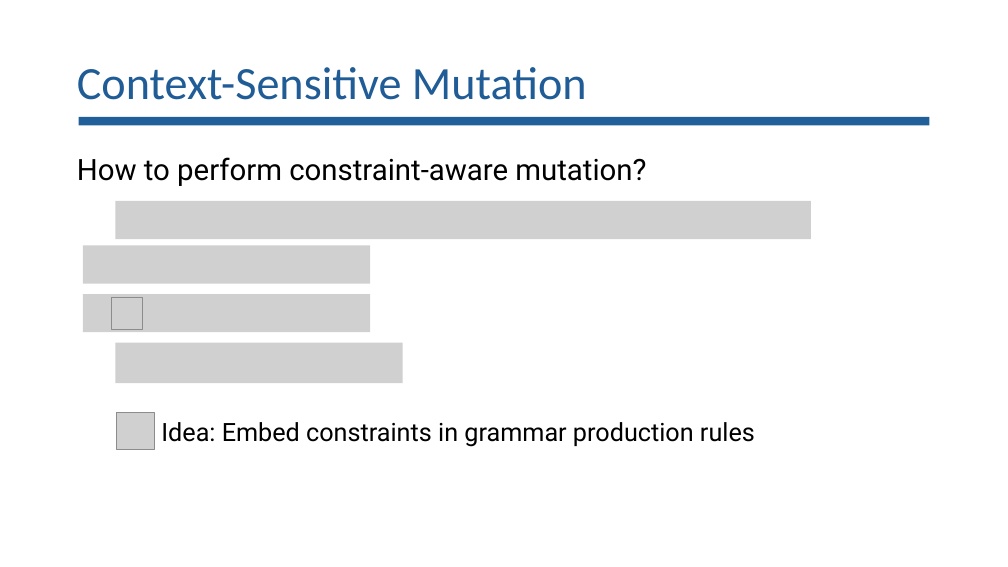
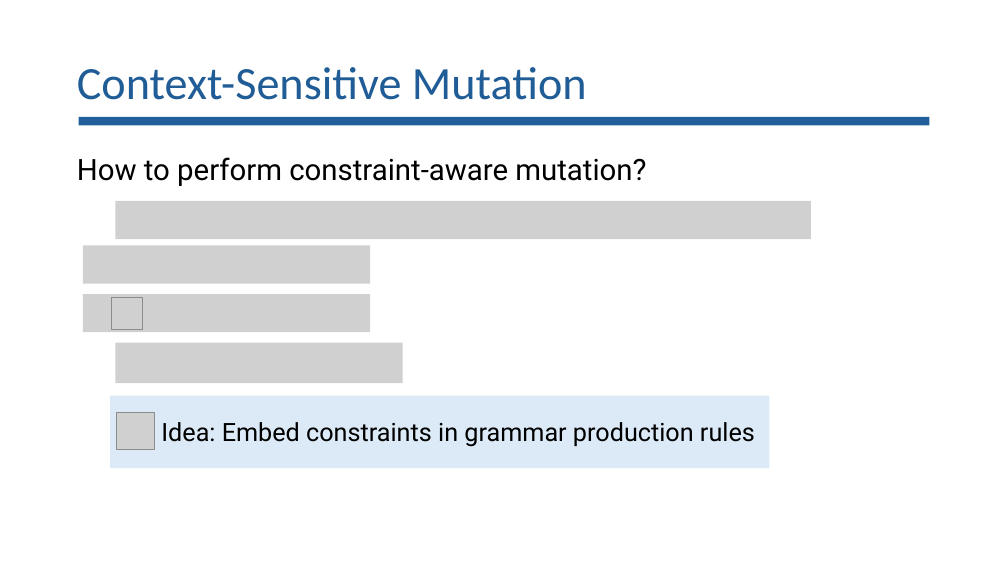
Before and after one commit to lorchrob/goblin_slides, a slide deck: slide 12 of goblin_slides.pptx. Drawn at 1008x567 pixels with LibreOffice and Linux fonts; fonts in the diff are those of the drawing; grey boxes stand for pictures. Boxes give left, top, right and bottom in pixels: in the first picture for what was removed or moved away, otherwise in the second. Text is boxed around its words. In the diff, an @@ line names an element or a change of style, - is before the commit and + after.

```diff
--- a/goblin_slides.pptx
+++ b/goblin_slides.pptx
@@ rectangle added at (110, 396, 770, 469), fill #DCEAF7 @@
```
Also in this commit, not shown: 2 other slides changed.
